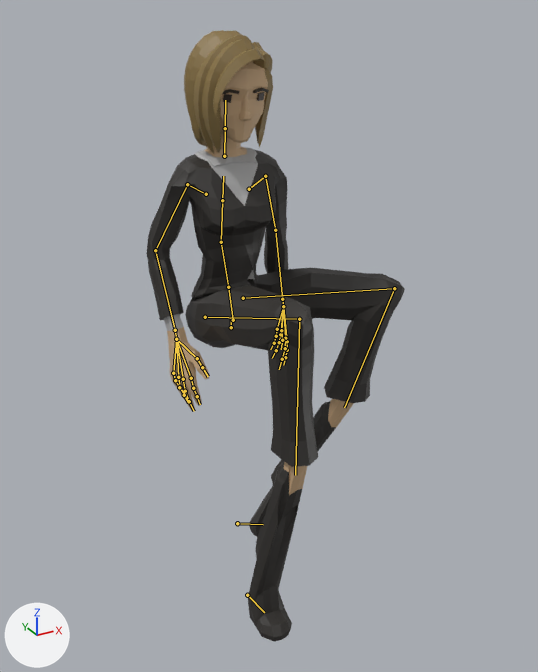
What one commit did to the glTF model apps/web/public/avatars/office/Suit_W.glb.
Rendered twice from a camera (50 mm lens) standing at (-0.934, -2.012, 1.853) and looking at (0.063, -0.2, 0.946). The axes (+X, +Y, +Z) are drawn at lower left. The lights are the same throughout. The picture after the commit comes second. Both versions are drawn at frame 0 of the action 'Sit'; the numbers are the values there. The bones that change, and the others that lie on the model, are drawn over the model as lines.

In view in the first picture: 'Suit_Body', 'Suit_Feet', 'Suit_Head', 'Suit_Legs'.
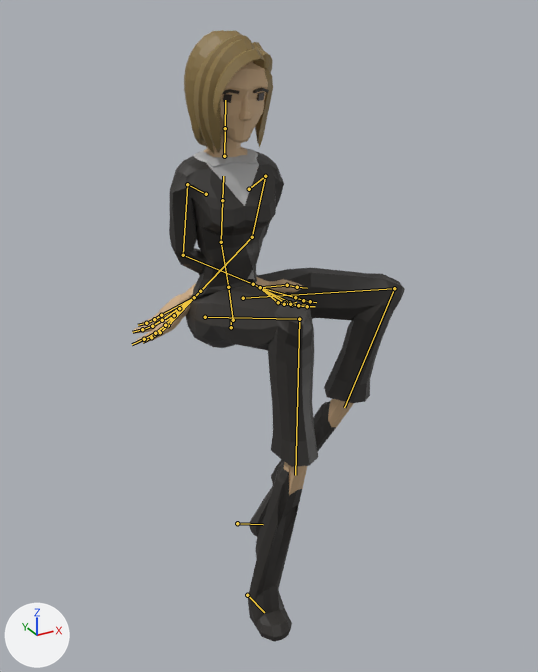
Boxes [x1, y1, x2, y2] around the edits, measured in the pictures (538 x 672 px):
```json
{"object": "Suit_Body", "change": "posed", "before": [146, 146, 288, 411], "after": [133, 147, 302, 344], "on screen": "19% wider, 26% shorter"}
{"bone": "UpperArm.L", "before": "(265, 176) to (275, 230)", "after": "(265, 176) to (252, 237)"}
{"bone": "LowerArm.L", "before": "(275, 230) to (282, 299)", "after": "(252, 237) to (200, 291)"}
{"bone": "UpperArm.R", "before": "(187, 184) to (155, 250)", "after": "(187, 184) to (183, 255)"}
{"bone": "LowerArm.R", "before": "(155, 250) to (175, 330)", "after": "(183, 255) to (253, 284)"}
```

The change, as JSON lines over the scene's bpy script:
```json
{"block": "bone_upperarm_l", "where": "bone_upperarm_l = bpy.data.objects['CharacterArmature'].pose.bones['UpperArm.L']  # child of 'Shoulder.L'"}
{"op": "set", "path": "bone_upperarm_l.rotation_quaternion", "old": "(0.816, -0.566, 0.099, 0.071)", "new": "(0.693, -0.711, 0.083, 0.089)", "note": "degrees (-69, 14, 0) -> degrees (-91, 14, 0)"}
{"block": "bone_lowerarm_l", "where": "bone_lowerarm_l = bpy.data.objects['CharacterArmature'].pose.bones['LowerArm.L']  # child of 'UpperArm.L'"}
{"op": "set", "path": "bone_lowerarm_l.rotation_quaternion", "old": "(0.986, -0.119, -0.034, -0.112)", "new": "(0.886, -0.449, 0.007, -0.117)", "note": "degrees (-13, -5, -12) -> degrees (-53, -5, -12)"}
{"block": "bone_upperarm_r", "where": "bone_upperarm_r = bpy.data.objects['CharacterArmature'].pose.bones['UpperArm.R']  # child of 'Shoulder.R'"}
{"op": "set", "path": "bone_upperarm_r.rotation_quaternion", "old": "(0.836, -0.537, 0.04, -0.1)", "new": "(0.719, -0.687, 0.059, -0.091)", "note": "degrees (-65, -2, -12) -> degrees (-87, -2, -12)"}
{"block": "bone_lowerarm_r", "where": "bone_lowerarm_r = bpy.data.objects['CharacterArmature'].pose.bones['LowerArm.R']  # child of 'UpperArm.R'"}
{"op": "set", "path": "bone_lowerarm_r.rotation_quaternion", "old": "(0.923, -0.221, -0.183, 0.256)", "new": "(0.792, -0.523, -0.259, 0.178)", "note": "degrees (-31, -13, 35) -> degrees (-71, -13, 35)"}
```
